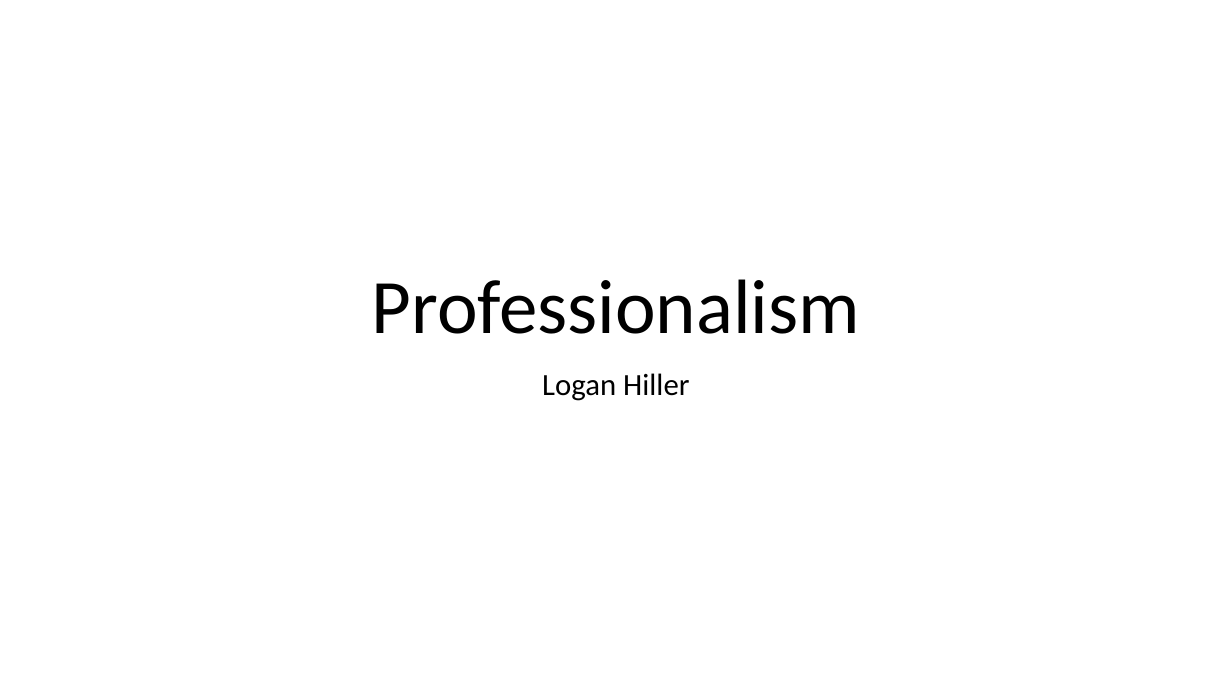
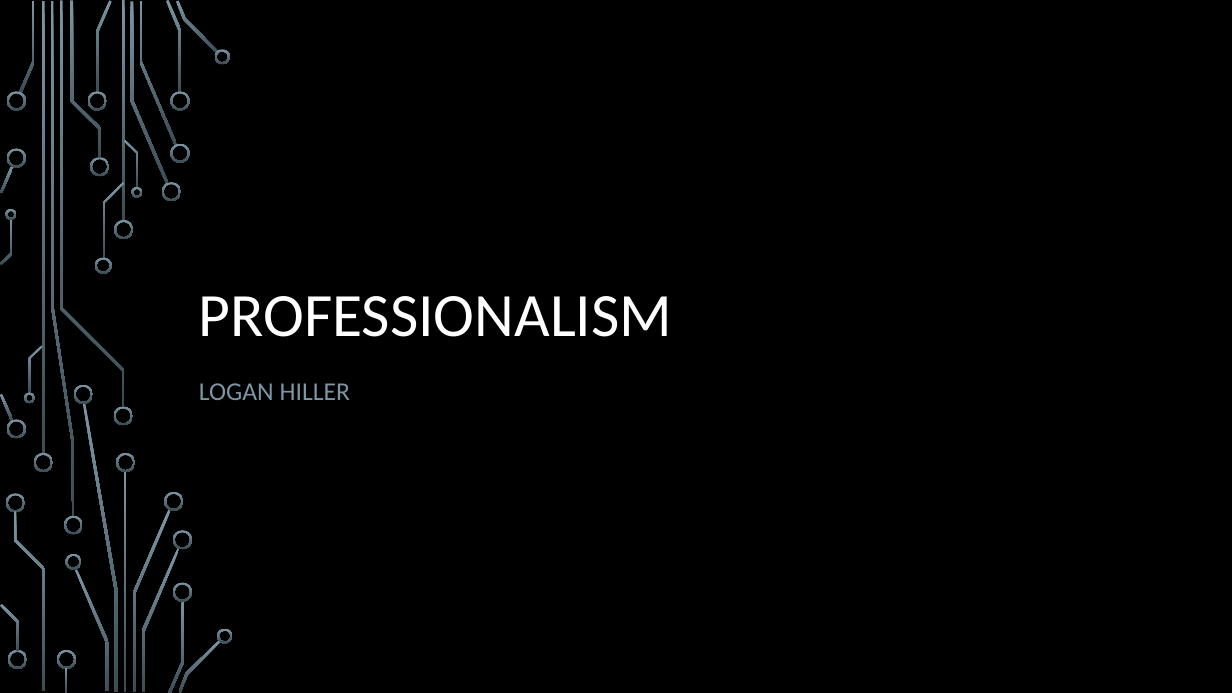
Before and after one commit to Logan2023658/docpacs2122, a slide deck: slide 1 of docpac_mar18/Logan Hiller/Presentation.pptx. Drawn at 1232x693 pixels with LibreOffice and Linux fonts; fonts in the diff are those of the drawing; background and template pictures are left out. Boxes give left, top, right and bottom in pixels: in the first picture for what was removed or moved away, otherwise in the second. Text is boxed around its words. In the diff, an @@ line names an element or a change of style, - is before the commit and + after.

```diff
--- a/docpac_mar18/Logan Hiller/Presentation.pptx
+++ b/docpac_mar18/Logan Hiller/Presentation.pptx
@@ background #FFFFFF to picture (left out) @@
@@ title at (199,296,672,337): text changed; size 60 to 48 pt; text colour #000000 to #FFFFFF @@
-Professionalism
+PROFESSIONALISM
@@ subtitle at (199,383,351,400): text changed; size 24 to 20 pt; text colour #000000 to #7C96A3 @@
-Logan Hiller
+LOGAN HILLER
@@ group added at (0,0,233,693): 50 freeform shapes, 4 rectangles @@
```
Also in this commit, not shown: 2 slides added, 1 slide removed.
